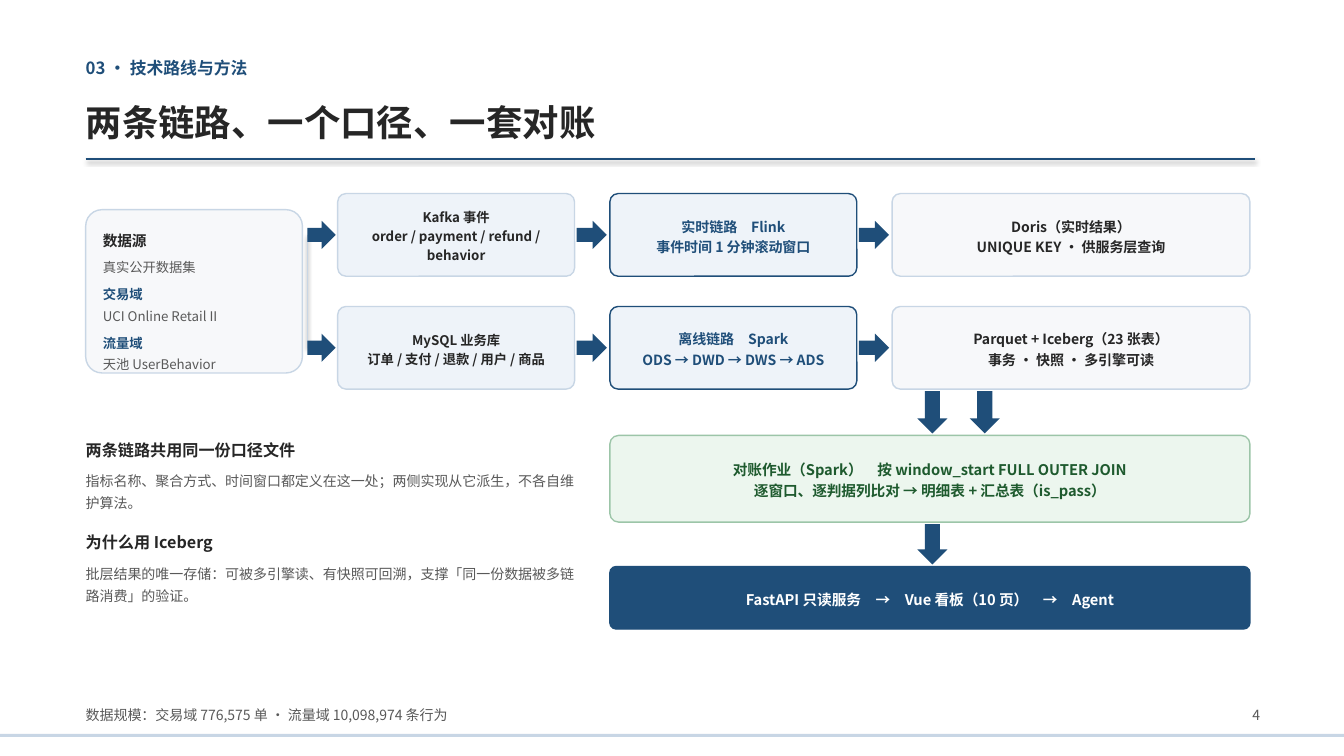
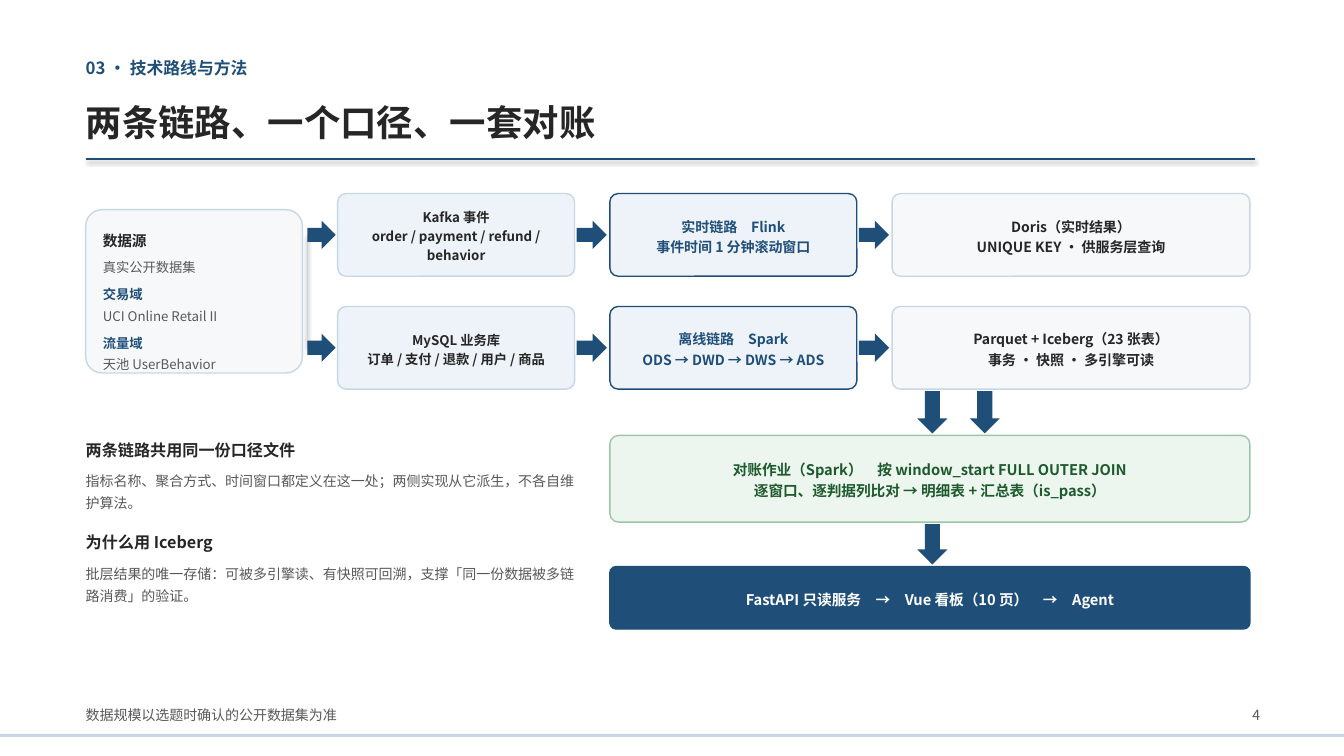
Before and after one commit to suntree-j/dsh-workspace, a slide deck: slide 5 of intelligent-data-platform/docs/thesis/答辩材料/开题答辩_蒋树阳.pptx. Drawn at 1344x756 pixels with LibreOffice and Linux fonts; fonts in the diff are those of the drawing. Boxes give left, top, right and bottom in pixels: in the first picture for what was removed or moved away, otherwise in the second. Text is boxed around its words. In the diff, an @@ line names an element or a change of style, - is before the commit and + after.

```diff
--- a/intelligent-data-platform/docs/thesis/答辩材料/开题答辩_蒋树阳.pptx
+++ b/intelligent-data-platform/docs/thesis/答辩材料/开题答辩_蒋树阳.pptx
@@ text at box(86, 708, 337, 721): text changed @@
-数据规模：交易域 776,575 单 · 流量域 10,098,974 条行为
+数据规模以选题时确认的公开数据集为准
```
Also in this commit, not shown: 4 other slides changed, 1 slide removed, 4 other files.
